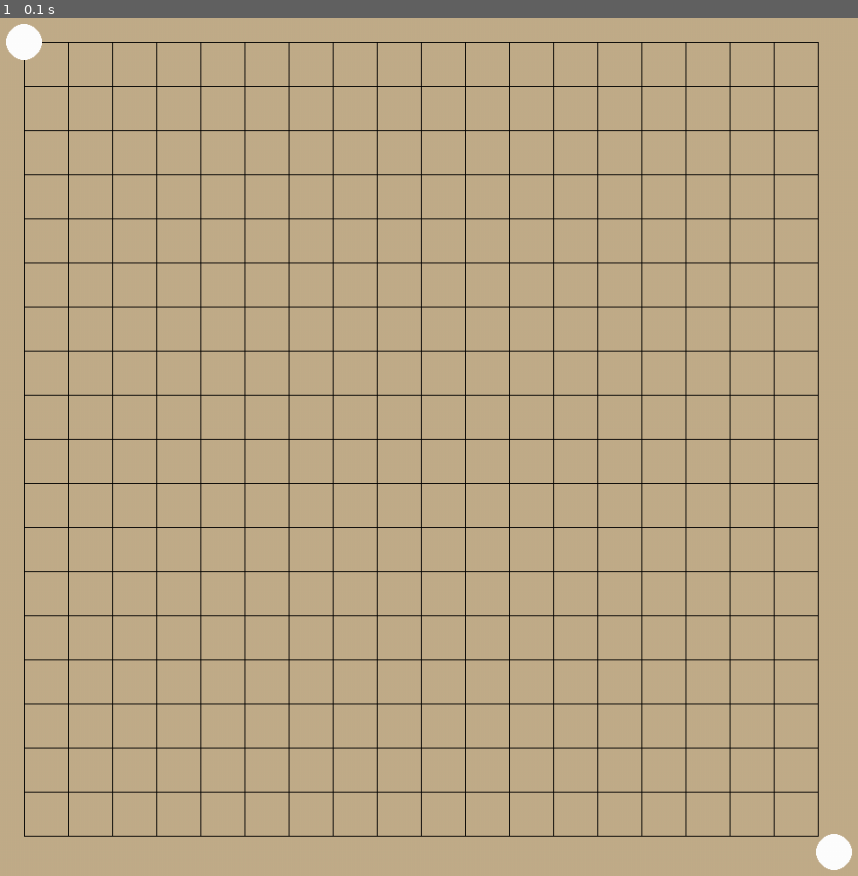
Above: before the commit, frame 1.
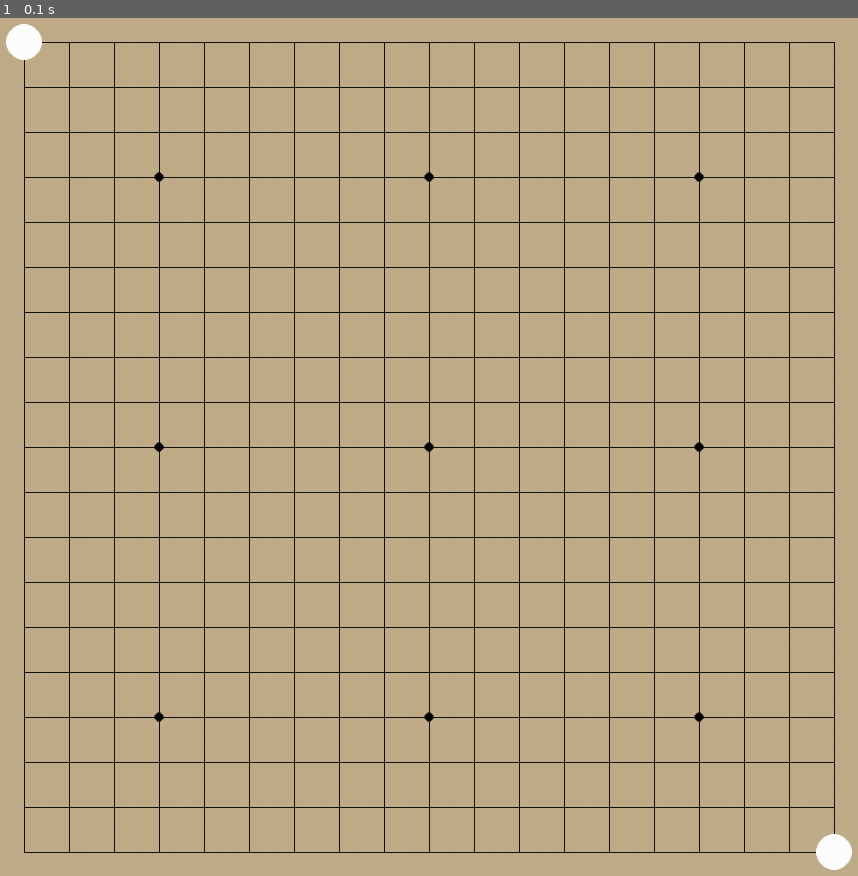
Above: after the commit, the same moment.

Repository: sandromund/pygame_go_client
Game: pygame game, started from main.py
Two runs of this game, one before a commit and one after it. Both use one fixed random seed, a clock stepped at 60 frames per second and the inputs below.
Inputs:
- Up to frame 1 (0.1 s): no input

The runs differ from the first frame. In frame 1, 10% of the frame differs, in the area x 2-98%, y 2-98%.

Commit message:
draw_stone

Diff:
--- a/src/board.py
+++ b/src/board.py
@@ -8,19 +8,23 @@
         self.size = size
         self.board = np.zeros(shape=(size, size))
         self.cell_size = 50
-        self.back = (0, 0, 0)
+        self.black = (0, 0, 0)
         self.white = (255, 255, 255)
         self.gird_color = (0, 0, 0)
         self.background_color = (194, 173, 138)
 
     def draw_grid(self, screen):
-        for i in range(1, self.size):
-            for j in range(1, self.size):
-                n = self.cell_size
-                k = 0
-                if j > 1 or i > 1:
-                    k = 1
-                pygame.draw.rect(screen, self.gird_color, ((i * n) - ((i - 1) * k), (j * n) - ((j - 1) * k), n, n), 1)
+        # draw frame
+        for x in range(self.size):
+            pygame.draw.line(color=self.gird_color,
+                             surface=screen,
+                             start_pos=(self.cell_size + (x * self.cell_size), self.cell_size),
+                             end_pos=(self.cell_size + (x * self.cell_size), self.cell_size * self.size))
+        for y in range(self.size):
+            pygame.draw.line(color=self.gird_color,
+                             surface=screen,
+                             start_pos=(self.cell_size, self.cell_size + (y * self.cell_size)),
+                             end_pos=(self.cell_size * self.size, self.cell_size + (y * self.cell_size)))
 
     def draw_stones(self, screen):
         # 0 is no stone
@@ -31,18 +35,29 @@
                 if self.board[i][j] == 1:
                     self.draw_stone(i, j, self.white, screen)
                 elif self.board[i][j] == 1:
-                    self.draw_stone(i, j, self.back, screen)
+                    self.draw_stone(i, j, self.black, screen)
 
-    def draw_stone(self, x, y, color, screen):
+    def draw_stone(self, x, y, color, screen, radius=None):
         n = self.cell_size
         i = (1 + x) * n
         j = (1 + y) * n
-        r = (self.cell_size - 10) // 2
-        pygame.draw.circle(screen, color, (i, j), r)
+        if radius is None:
+            radius = (self.cell_size - 10) // 2
+        pygame.draw.circle(screen, color, (i, j), radius)
+
+    def draw_star_points(self, screen):
+        if self.size != 19:
+            return
+        points = [(3, 3), (9, 3), (15, 3),
+                  (3, 9), (9, 9), (15, 9),
+                  (3, 15), (9, 15), (15, 15)]
+        for x, y in points:
+            self.draw_stone(x, y, self.black, screen, radius=(self.cell_size - 40) // 2)
 
     def draw(self, screen):
         screen.fill(self.background_color)
         self.draw_grid(screen)
+        self.draw_star_points(screen)
         self.board[0, 0] = 1
         self.board[18, 18] = 1
         self.draw_stones(screen)
Not shown, changed: README.md
